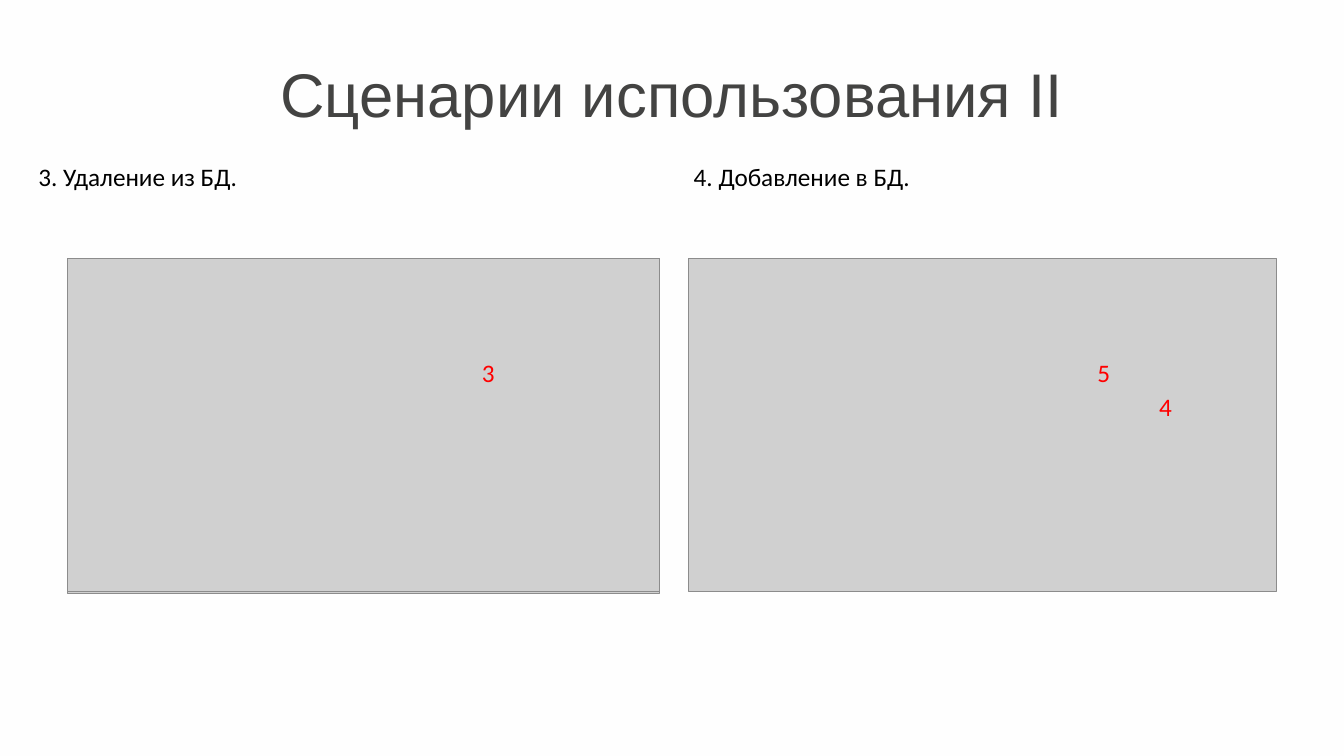
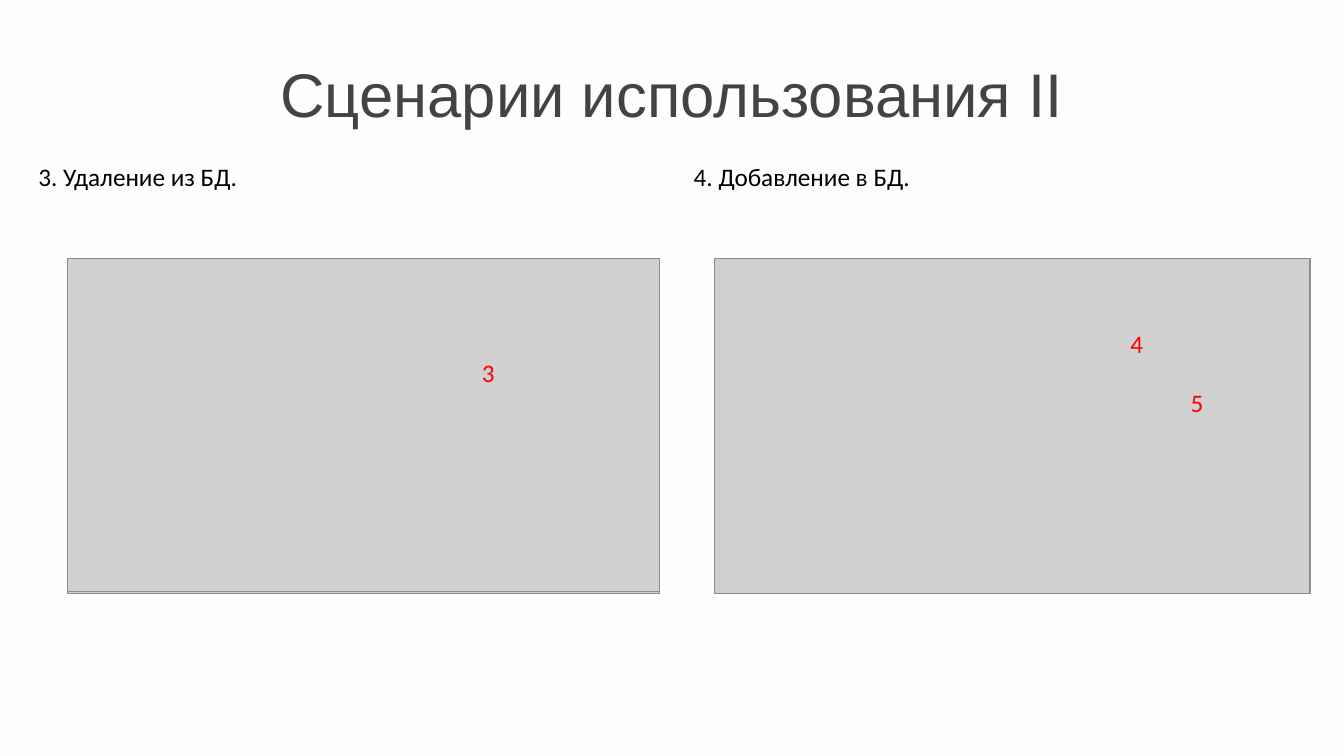
Before and after one commit to alekseisirmais/CPP_PARK, a slide deck: slide 9 of К защите.ppt. Drawn at 1344x756 pixels with LibreOffice and Linux fonts; fonts in the diff are those of the drawing; grey boxes stand for pictures. Boxes give left, top, right and bottom in pixels: in the first picture for what was removed or moved away, otherwise in the second. Text is boxed around its words. In the diff, an @@ line names an element or a change of style, - is before the commit and + after.

```diff
--- a/К защите.ppt
+++ b/К защите.ppt
@@ picture: place and size @@
-picture at <box>688,258,1276,591</box>
+picture at <box>714,258,1310,592</box>
@@ text "4": place and size @@
-text "4" at <box>1159,400,1172,416</box>
+text "4" at <box>1130,337,1143,353</box>
@@ text "5": place and size @@
-text "5" at <box>1097,366,1110,382</box>
+text "5" at <box>1191,396,1204,412</box>
```
Also in this commit, not shown: 4 other slides changed.
